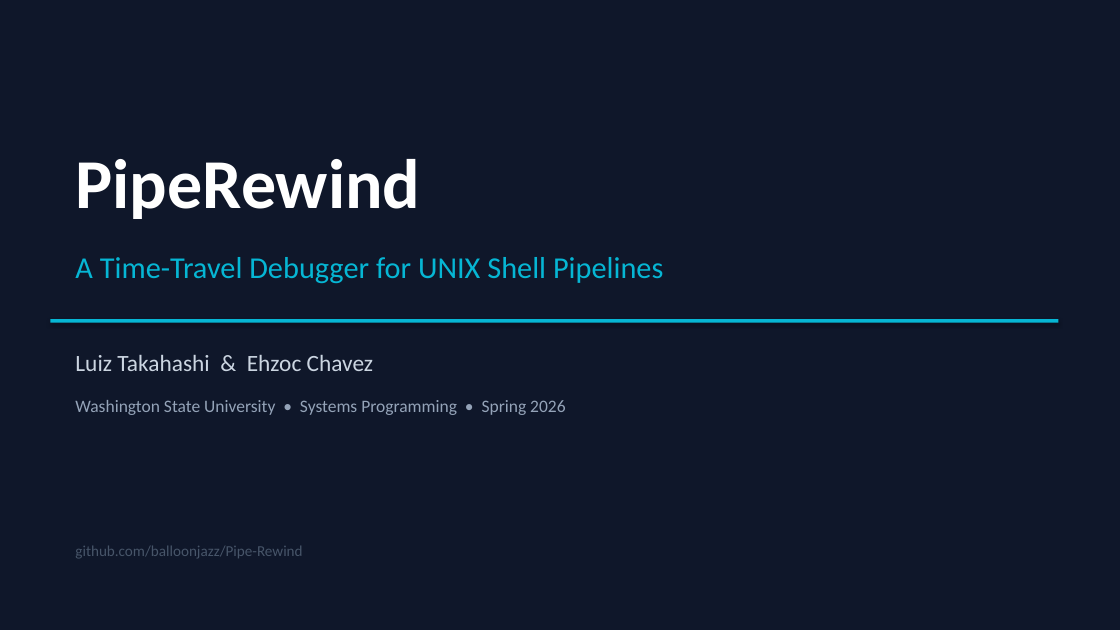
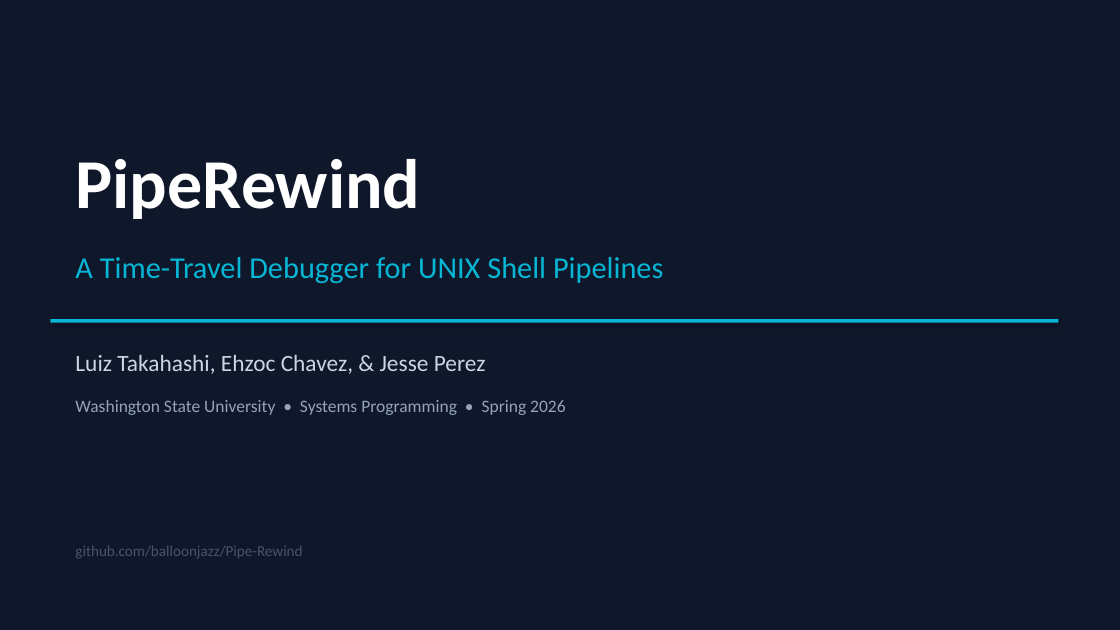
Before and after one commit to balloonjazz/Pipe-Rewind, a slide deck: slide 1 of PipeRewind_Presentation.pptx. Drawn at 1120x630 pixels with LibreOffice and Linux fonts; fonts in the diff are those of the drawing. Boxes give left, top, right and bottom in pixels: in the first picture for what was removed or moved away, otherwise in the second. Text is boxed around its words. In the diff, an @@ line names an element or a change of style, - is before the commit and + after.

Commit message:
Add Jesse Perez to presentation and split transcript three ways

```diff
--- a/PipeRewind_Presentation.pptx
+++ b/PipeRewind_Presentation.pptx
@@ text at <box>75,355,486,374</box>: text changed @@
-Luiz Takahashi & Ehzoc Chavez
+Luiz Takahashi, Ehzoc Chavez, & Jesse Perez
```
Also in this commit, not shown: 1 other slide changed, 2 other files.
